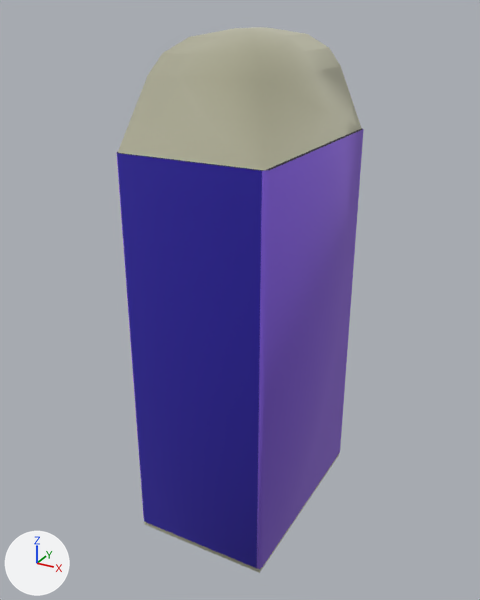
A saved change to the FBX model Assets/Art/3D/Ereaser/Ereaser.fbx.
Camera for both pictures: a 50 mm camera at (0.0983, -0.1857, 0.1579) aimed at (-0.0023, -0.0027, 0.0664). The lights are fixed; the arrows at lower left show +X, +Y and +Z. The older version comes first. Where no turn or scale is listed for an object, it has been applied to the vertices.
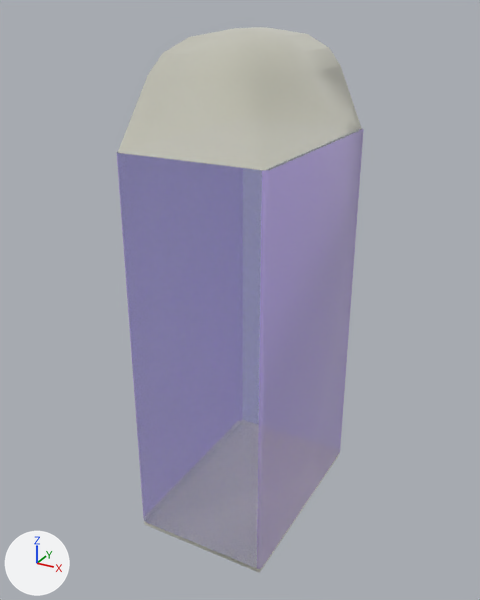
The newer file is also turned or shifted as a whole; pictures and numbers use the older file's frame.

Changed parts and their boxes [x1, y1, x2, y2] in the pictures (480 x 600 px):
'Cube.001', surface changed: [116, 27, 364, 573] in both

Edits to the bpy script that builds the scene:
```text
Change img_eraser_mt_png:
    img_eraser_mt_png: load_image('eraser_MT.png', 'eraser_MT.png', 1024, 1024, 'sRGB') -> load_image('eraser_MT.png', 'eraser_MT.png', 1024, 1024, 'Non-Color')
Change mat_eraser_m:
    add n3 = _N.new('ShaderNodeTexImage'); n3.name = 'Image Texture.001'
    add n3.image = img_eraser_mt_png
    where n2 = _N.new('ShaderNodeTexImage'); n2.name = 'Image Texture'
    where n0 = _N.new('ShaderNodeBsdfPrincipled'); n0.name = 'Principled BSDF'
    remove _L.new(n2.outputs[1], n0.inputs[4])  # 'Alpha' to 'Alpha'
    add _L.new(n3.outputs[0], n0.inputs[4])  # 'Color' to 'Alpha'
```
